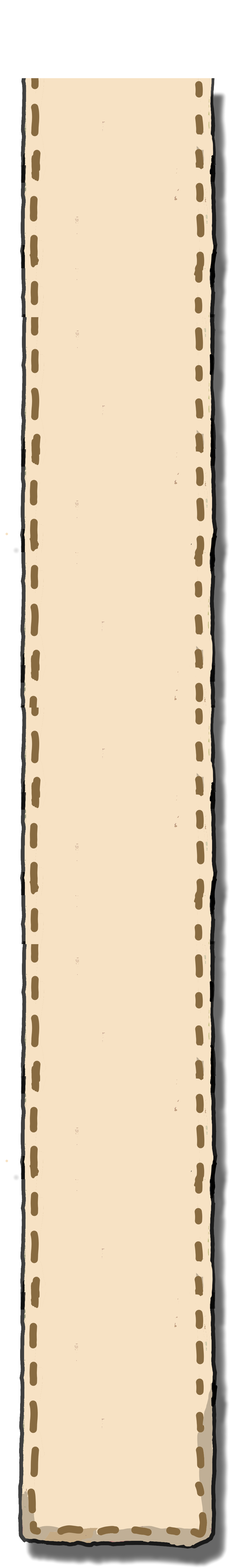
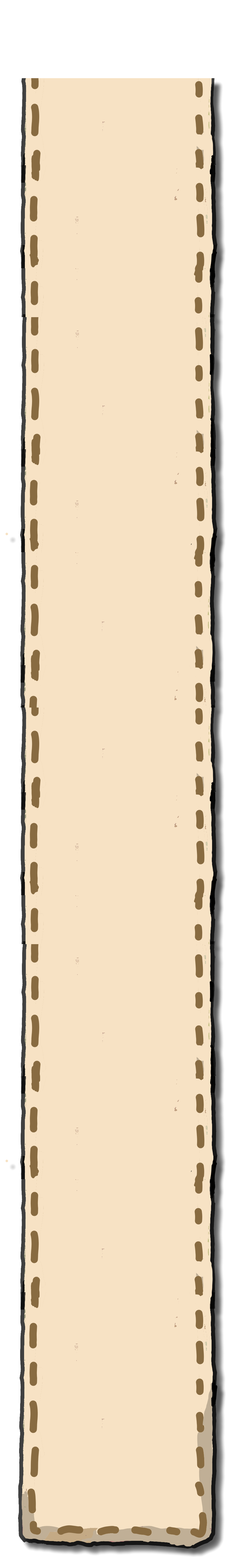
Layer changes from the first 238px x 1568px image to the second:
pixels changed over [9, 81, 230, 1568] (layer not identified)
